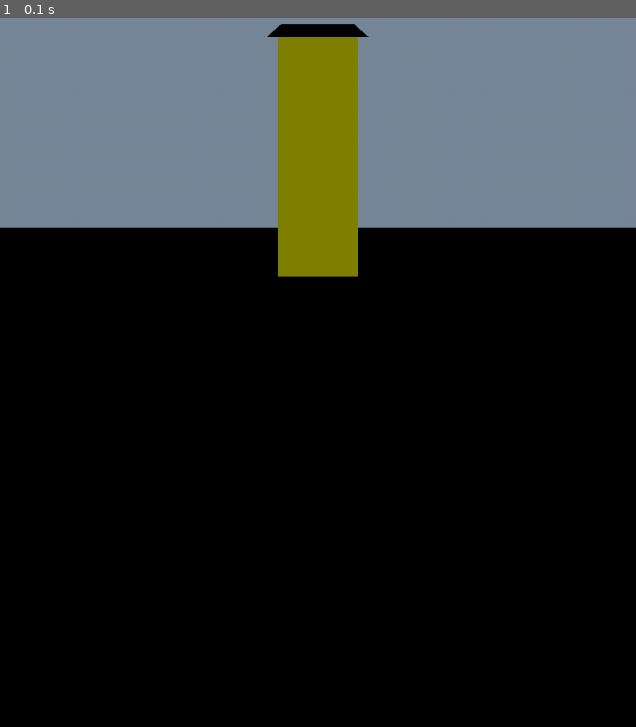
Above: before the commit, frame 1.
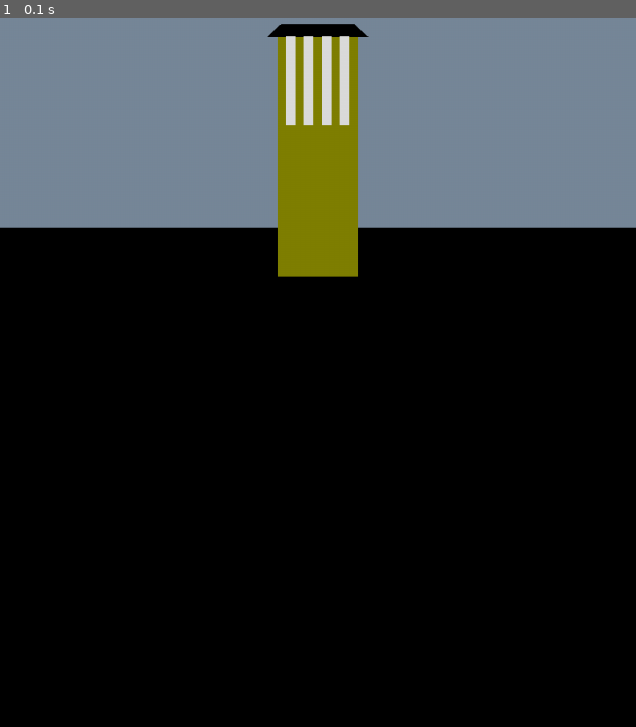
Above: after the commit, the same moment.

Repository: bibil2002/picture_pygame
Game: pygame game, started from picture.py
Same seed, same stepped clock (60 frames per second), same inputs: the game is played once before the commit and once after it.
Inputs:
- Up to frame 1 (0.1 s): no input

The runs differ from the first frame. In frame 1, 0.8% of the frame differs, in the area x 44-56%, y 2-16%.

Commit message:
"Верхние_окна"

Diff:
--- a/picture.py
+++ b/picture.py
@@ -29,6 +29,15 @@
 
         polygon(screen, black, [(x_home - width_home/1.6, y_home - height_home), (x_home + width_home/1.6, y_home - height_home),    # крыша
                                 (x_home + width_home/2.2, y_home - height_home * 1.05), (x_home - width_home/2.2, y_home - height_home * 1.05)])
+        #верхние окна, их 4, ширина каждого width_home/8 => ширина проемов(их 5) width_home/10
+
+        glass_width = width_home/8
+
+        proem_width = width_home/10
+
+        for i in range(4):
+            x = x_home - width_home/2 + i * glass_width + (i + 1) * proem_width
+            rect(screen, light_gray, (x, y_home - height_home, glass_width, height_home/2.7))
 
     home(794/2,1123/2,100,300) # тест
 
